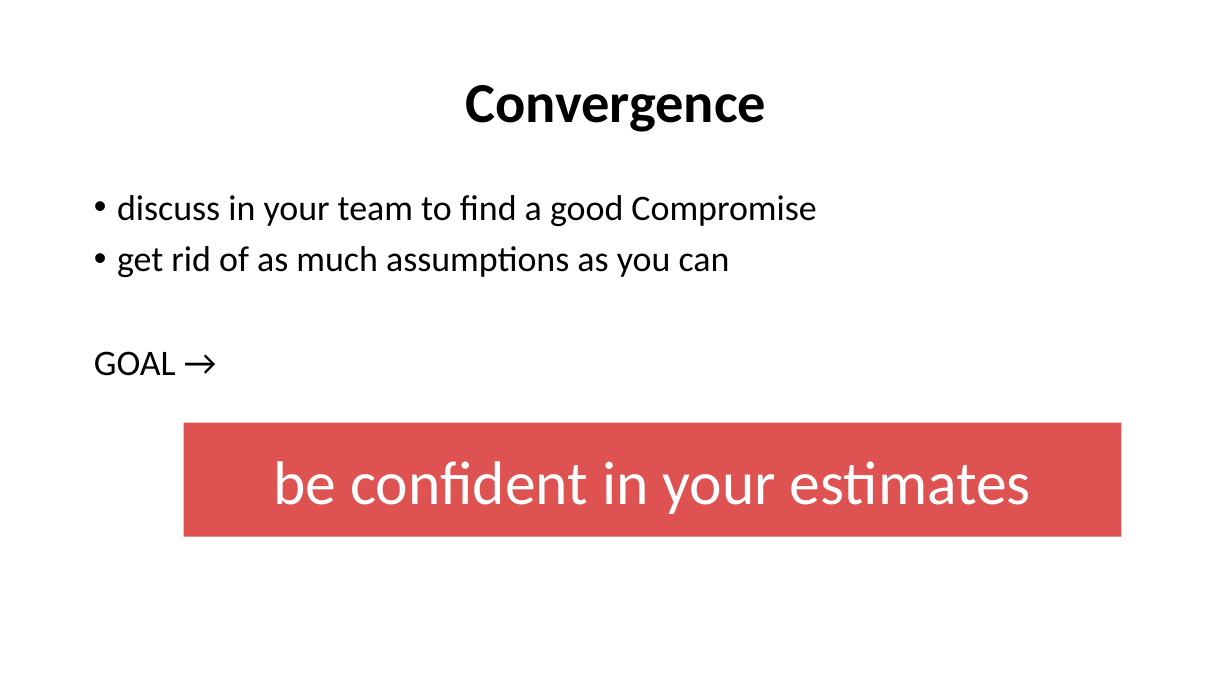
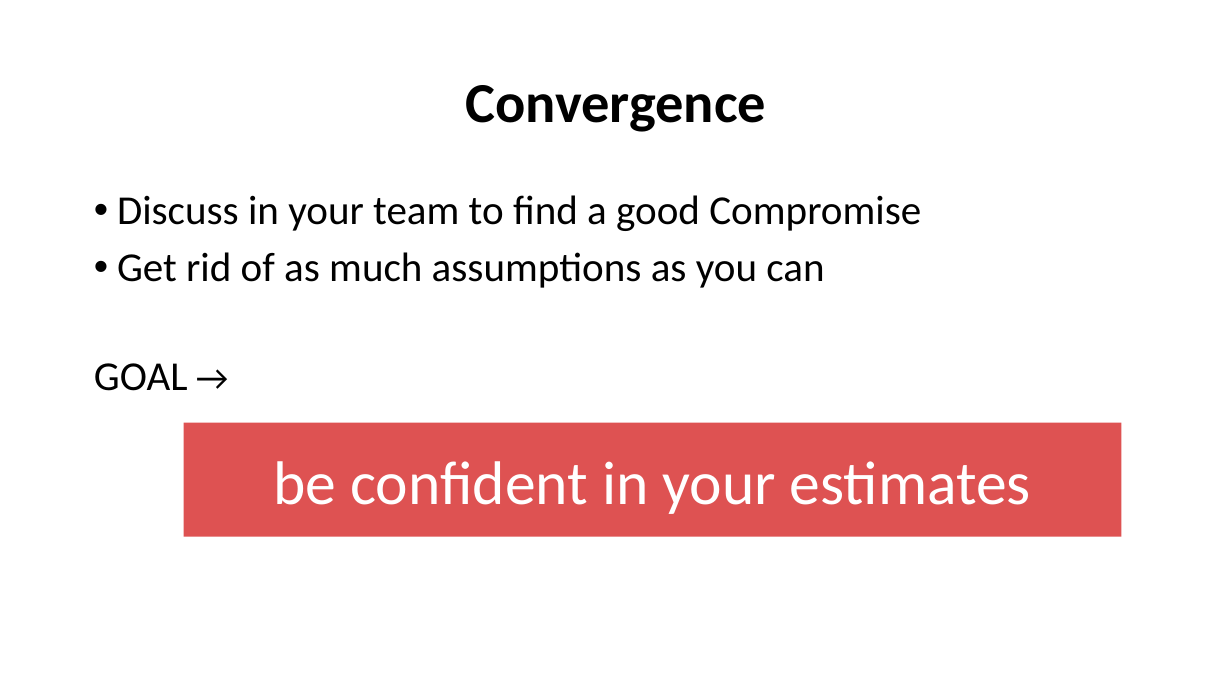
Before and after one commit to cschmitz96/Diverses, a slide deck: slide 18 of User story estimate.pptx (slide 4 before the commit). Drawn at 1232x693 pixels with LibreOffice and Linux fonts; fonts in the diff are those of the drawing. Boxes give left, top, right and bottom in pixels: in the first picture for what was removed or moved away, otherwise in the second. Text is boxed around its words. In the diff, an @@ line names an element or a change of style, - is before the commit and + after.

```diff
--- a/User story estimate.pptx
+++ b/User story estimate.pptx
@@ text at box(117, 195, 921, 288): text changed; size 28 to 32 pt @@
-• discuss in your team to find a good Compromise
-• get rid of as much assumptions as you can
+• Discuss in your team to find a good Compromise
+• Get rid of as much assumptions as you can
@@ text at box(94, 363, 188, 391): size 28 to 32 pt in "GOAL" @@
```
Also in this commit, not shown: 6 other slides changed, 14 slides added, 1 slide removed, 24 other files.
